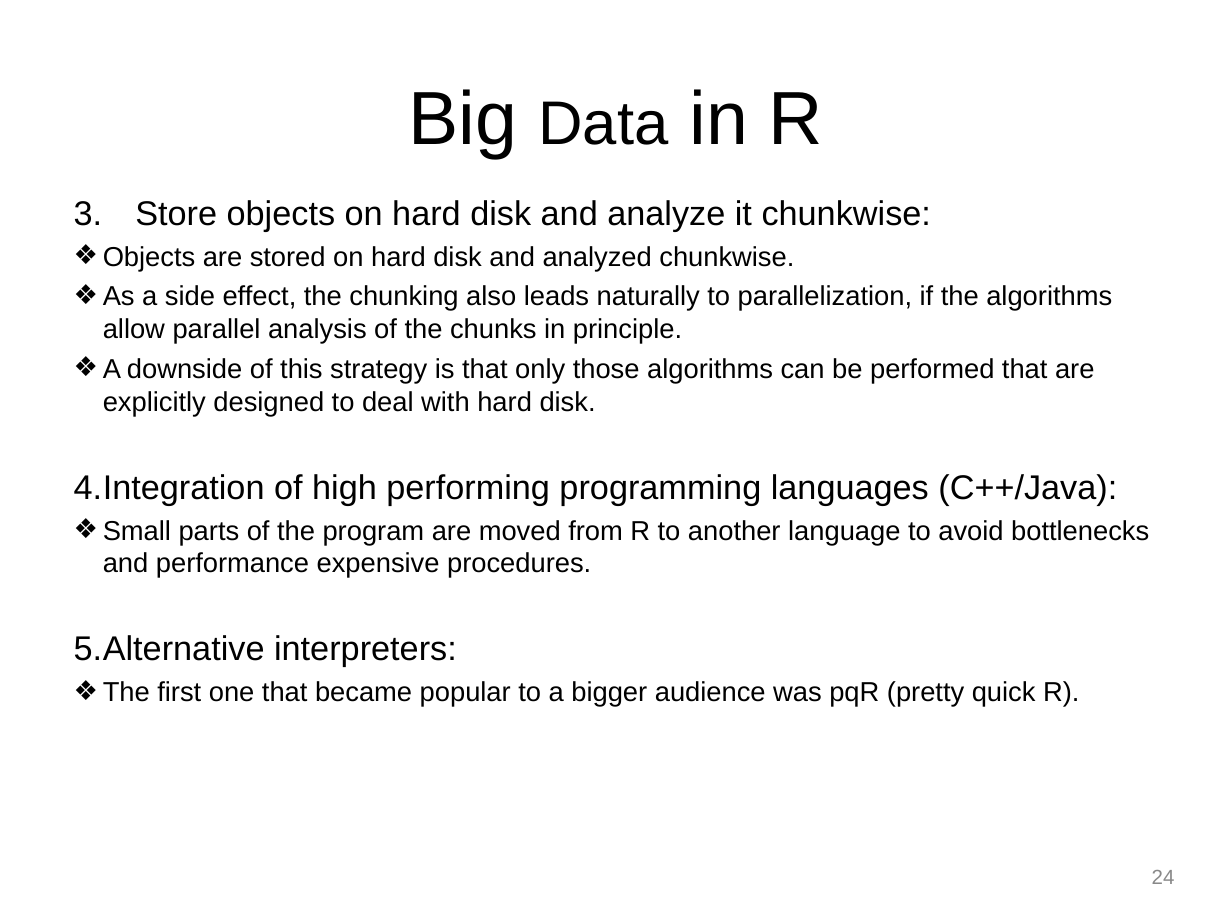
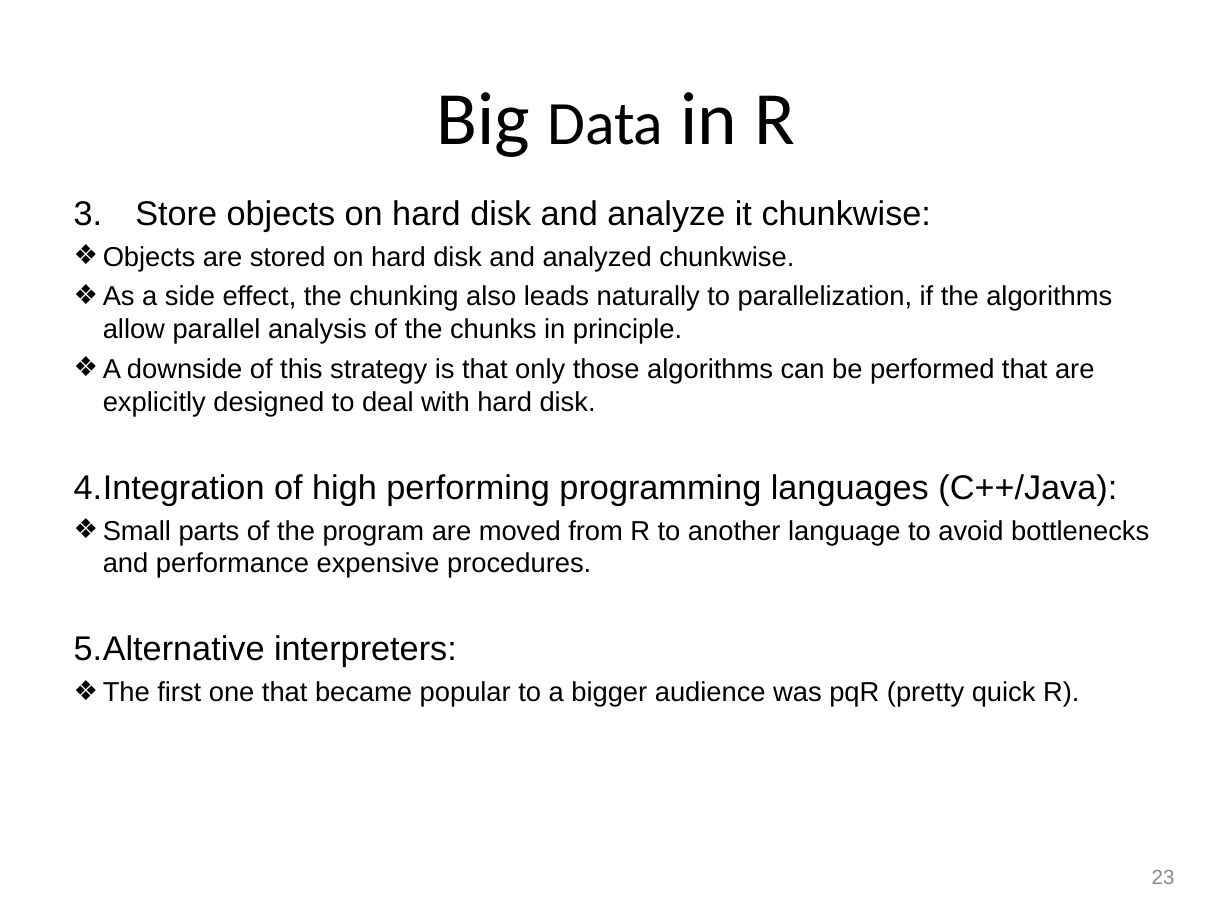
Before and after one commit to perrajuv/Data_Analysis_in_R, a slide deck: slide 23 of R_Tutorial/presentation/R_Tutorial.ppt (slide 24 before the commit). Drawn at 1232x924 pixels with LibreOffice and Linux fonts; fonts in the diff are those of the drawing; background and template pictures are left out. Boxes give left, top, right and bottom in pixels: in the first picture for what was removed or moved away, otherwise in the second. Text is boxed around its words. In the diff, an @@ line names an element or a change of style, - is before the commit and + after.

```diff
--- a/R_Tutorial/presentation/R_Tutorial.ppt
+++ b/R_Tutorial/presentation/R_Tutorial.ppt
@@ title "Big Data in R" at (437,92,795,157): font Arial to Calibri @@
@@ page number at (1152,870,1175,884): text changed @@
-24
+23
```
Also in this commit, not shown: 6 other slides changed, 1 slide removed, 1 other file.
